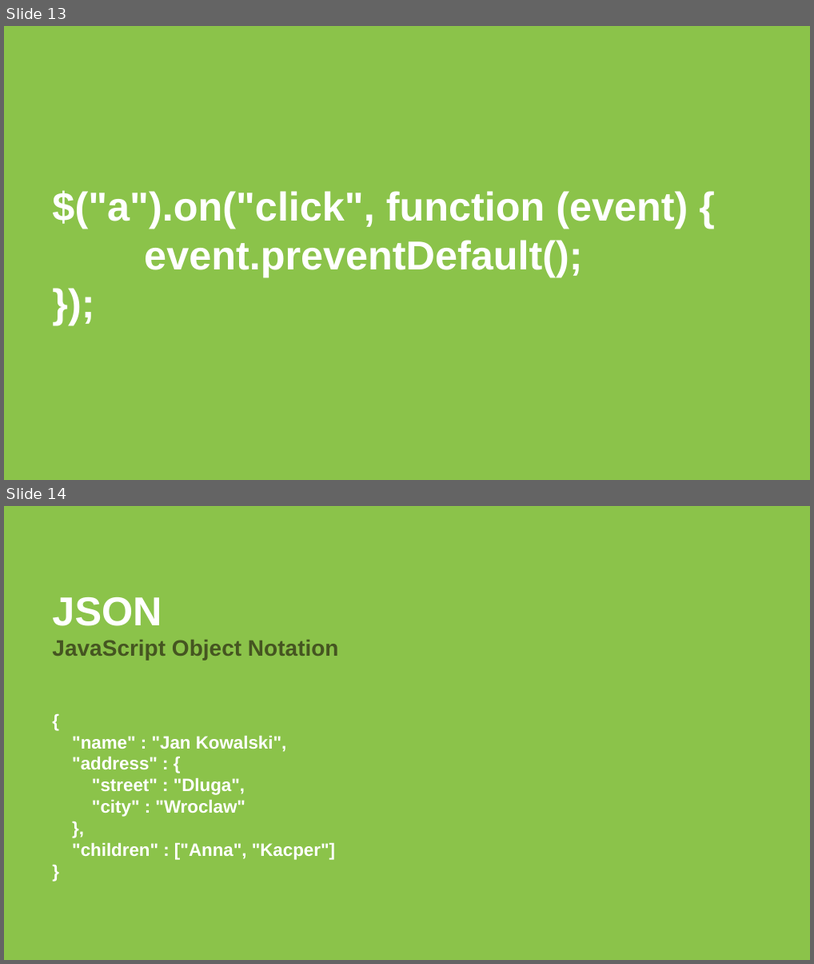
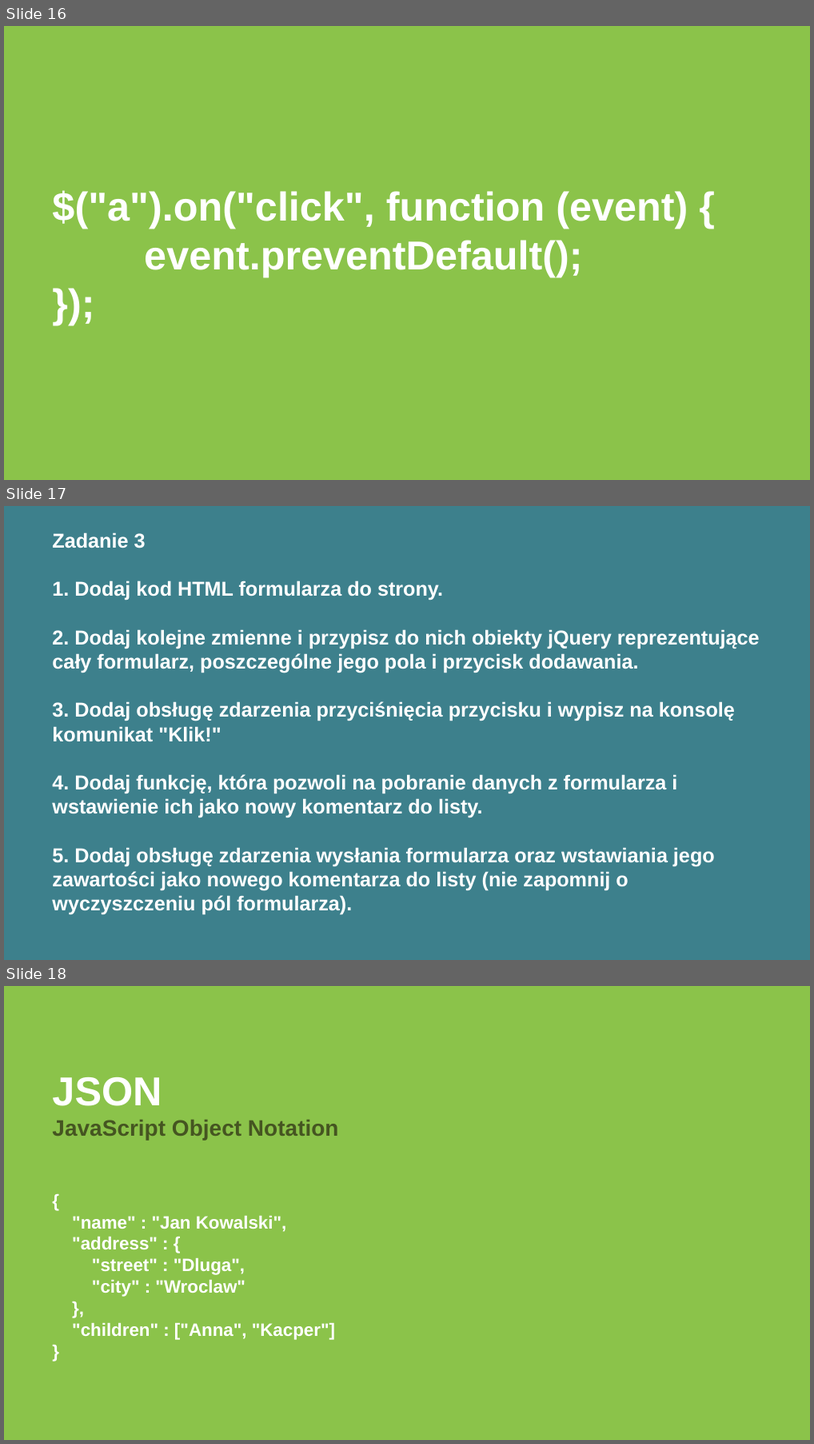
Before and after one commit to czajkowski/jquery_comments_client, a slide deck: JS - meet.js - warsztaty - Szczecin - 2015-11-14.pptx. Shown one above the other, each under a label of ours: slides 13 and 14 before the commit, slides 16, 17 and 18 after it. The pictures are 814x964 and 814x1444 pixels, drawn with LibreOffice and Linux fonts; fonts in the diff are those of the drawing. Boxes give left, top, right and bottom in pixels: in the first picture for what was removed or moved away, otherwise in the second. Text is boxed around its words. In the diff, an @@ line names an element or a change of style, - is before the commit and + after.

```diff
--- a/JS - meet.js - warsztaty - Szczecin - 2015-11-14.pptx
+++ b/JS - meet.js - warsztaty - Szczecin - 2015-11-14.pptx
@@ slide 17 added at (x1=4, y1=506, x2=810, y2=960), background #3D808C @@
@@ title added at (x1=52, y1=532, x2=760, y2=915), 18 pt, text #FFFFFF, bold @@
+Zadanie 3
+1. Dodaj kod HTML formularza do strony.
+2. Dodaj kolejne zmienne i przypisz do nich obiekty jQuery reprezentujące cały formularz, poszczególne jego pola i przycisk dodawania.
+3. Dodaj obsługę zdarzenia przyciśnięcia przycisku i wypisz na konsolę komunikat "Klik!"
+4. Dodaj funkcję, która pozwoli na pobranie danych z formularza i wstawienie ich jako nowy komentarz do listy.
+5. Dodaj obsługę zdarzenia wysłania formularza oraz wstawiania jego zawartości jako nowego komentarza do listy (nie zapomnij o wyczyszczeniu pól formularza).
@@ what was slide 13 is now slide 16 @@
@@ what was slide 14 is now slide 18 @@
```
Also in this commit, not shown: 1 slide changed, 5 other slides added, 2 other files.
